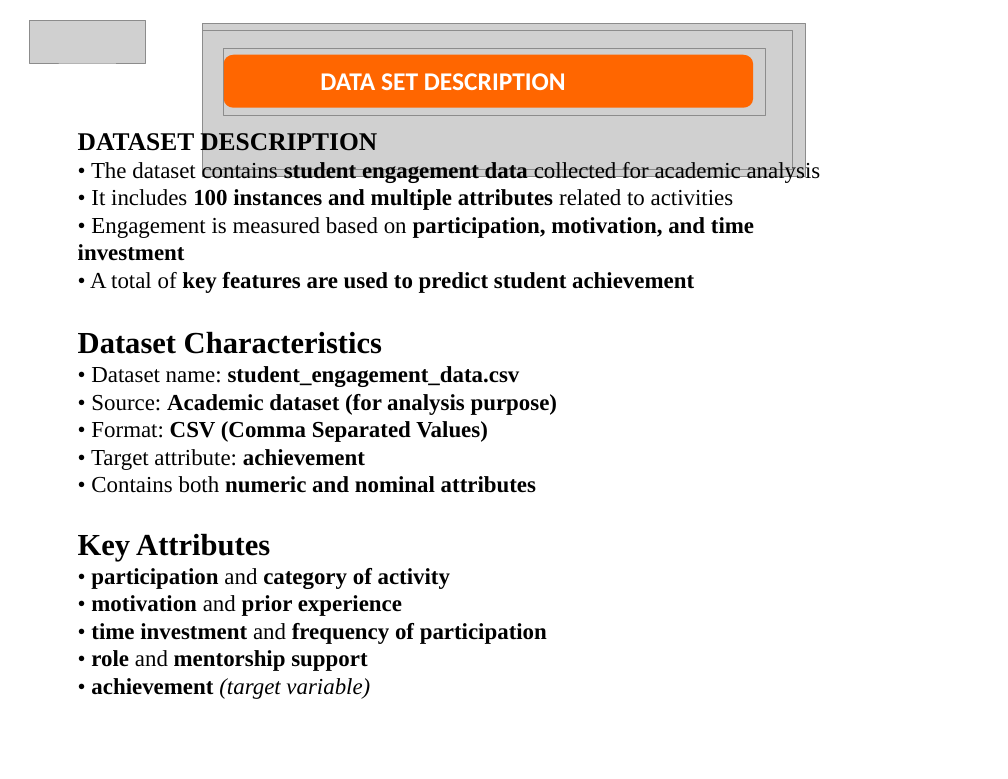
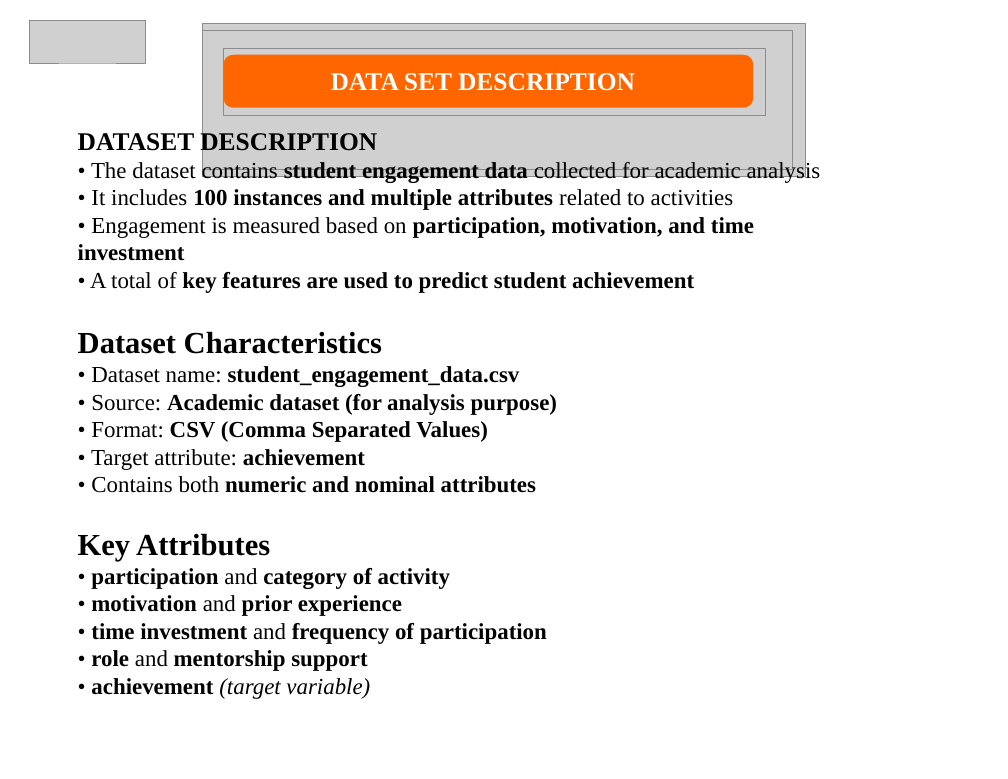
Before and after one commit to SanthoshArigela/Student-Engagement-And-Achivement-Analysis, a slide deck: slide 4 of DataMining_PPT.pptx. Drawn at 1008x779 pixels with LibreOffice and Linux fonts; fonts in the diff are those of the drawing; grey boxes stand for pictures. Boxes give left, top, right and bottom in pixels: in the first picture for what was removed or moved away, otherwise in the second. Text is boxed around its words. In the diff, an @@ line names an element or a change of style, - is before the commit and + after.

```diff
--- a/DataMining_PPT.pptx
+++ b/DataMining_PPT.pptx
@@ freeform shape "DATA SET DESCRIPTION" at (224, 55, 753, 108): font Calibri to Times New Roman @@
```
Also in this commit, not shown: 6 other slides changed, 3 other files.
